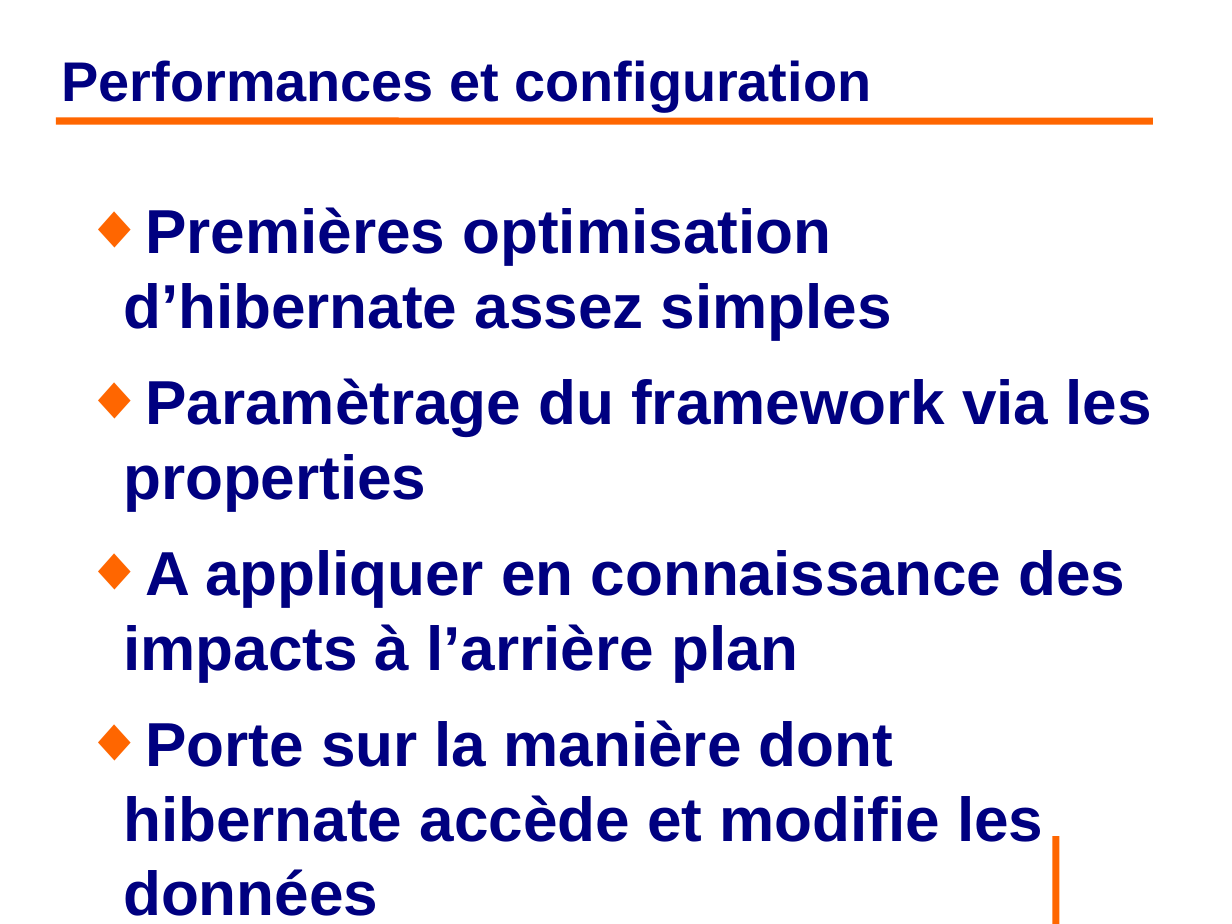
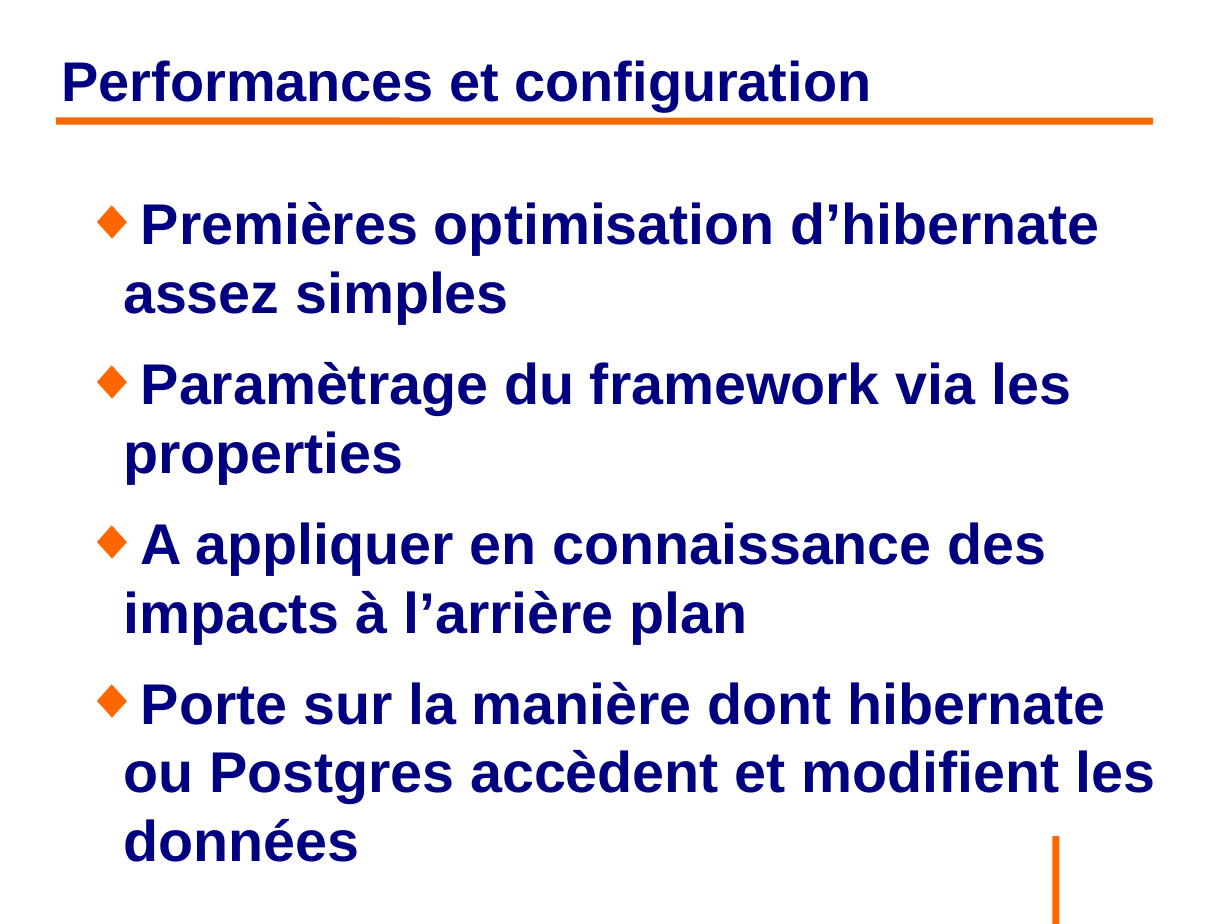
Before and after one commit to philphils/formation-hibernate-avancee, a slide deck: slide 10 of Documentation/diapo_formation_hibernate_avancee.odp. Drawn at 1232x924 pixels with LibreOffice and Linux fonts; fonts in the diff are those of the drawing; background and template pictures are left out. Boxes give left, top, right and bottom in pixels: in the first picture for what was removed or moved away, otherwise in the second. Text is boxed around its words. In the diff, an @@ line names an element or a change of style, - is before the commit and + after.

```diff
--- a/Documentation/diapo_formation_hibernate_avancee.odp
+++ b/Documentation/diapo_formation_hibernate_avancee.odp
@@ text at box(123, 202, 1100, 643): size 40 to 37 pt in "Premières optimisation d’hibernate assez simples", "Paramètrage du framework via les properties", "A appliquer en connaissance des impacts à ..." @@
@@ text at box(123, 682, 1155, 862): text changed; size 40 to 37 pt @@
-◆ Porte sur la manière dont hibernate accède et modifie les données
+◆ Porte sur la manière dont hibernate ou Postgres accèdent et modifient les données
```
Also in this commit, not shown: 8 other slides changed, 3 slides added.
